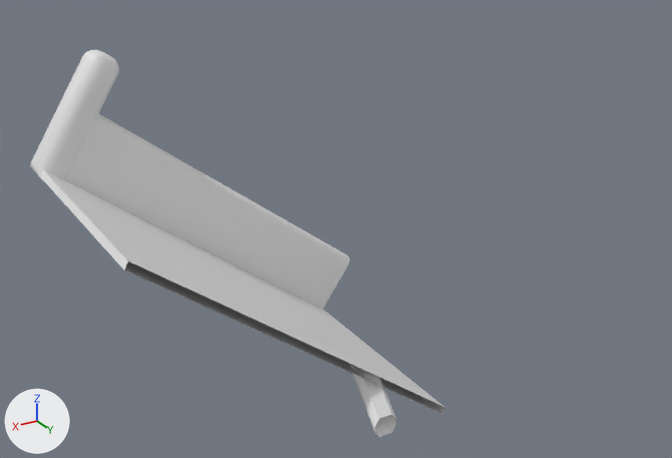
What one commit did to the FBX model Assets/3D_Assets/Props/stairs_inclined.fbx.
Before and after are seen from a camera (50 mm lens) standing at (5.81, 7.48, 4.11) and looking at (1.4, 0.13, 0.44). Lighting does not change. The marker at lower left points along +X, +Y and +Z. Where no turn or scale is listed for an object, it has been applied to the vertices.
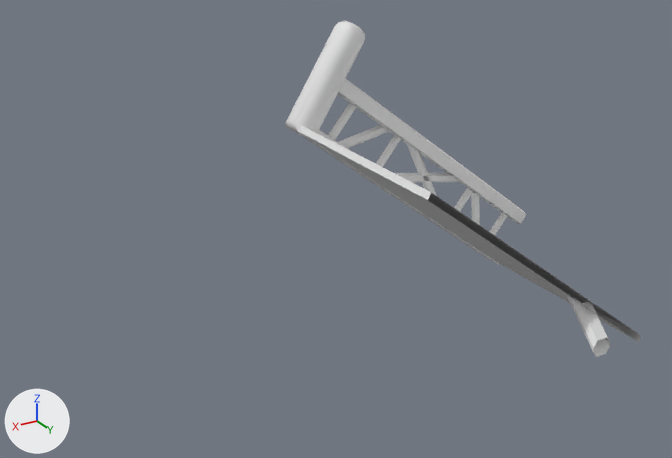
Pixel boxes [x1, y1, x2, y2] of what changed, in the pictures (672 x 458 px):
'Cube.020', reshaped, moved (15% narrower, 25% taller): before [65, 114, 350, 309]; after [285, 21, 526, 265]
'Cube', moved: before [41, 170, 445, 414]; after [299, 125, 641, 342]
'Cube.019', deleted: before [31, 50, 119, 180]
'Cube.018', moved: before [348, 363, 397, 437]; after [565, 292, 610, 357]
part 1 of me_cube_030, built on: before [65, 117, 350, 309]; after [285, 21, 526, 265]

Diff of the bpy script that builds the scene:
```diff
--- a/Assets/3D_Assets/Props/stairs_inclined.fbx.py
+++ b/Assets/3D_Assets/Props/stairs_inclined.fbx.py
@@ me_cube_030 @@
 # used by ob_cube_020; location = (2.622, 0.679, 0.0)
-me_cube_030.from_pydata(...)  # 16 vertices, 9 faces; spans x -2.01..1.26, y -1.74..-1.47, z -1.08..1.72
+me_cube_030.from_pydata(...)  # 238 vertices, 158 faces; spans x -2.01..1.4, y -1.75..-1.42, z -1.08..2.26
+# me_cube_030 part 1
+# 4 vertices are removed from x -1.96..0.86, y -1.74..-1.47, z -0.52..1.65
+# 5 faces are deleted
+# 190 vertices are added at x -1.93..1.4, y -1.75..-1.42, z -1.03..2.26
+# 8 new vertices lie (2.82, 0.03, 2.17) away from vertices in x -1.92..-1.6, y -1.74..-1.5, z -1.03..-0.59
+# 8 new vertices lie (0.35, 0.0, -0.42) away from vertices in x -1.79..0.57, y -1.62..-1.59, z -0.43..1.42
+# 8 new vertices lie (0.17, 0.0, -0.27) away from vertices in x 0.57..0.81, y -1.74..-1.43, z 2.05..2.2
+# 6 new vertices lie (1.33, 0.0, 0.24) away from vertices in x -1.03..-0.99, y -1.65..-1.59, z 0.13..0.25
+# 6 new vertices lie (0.06, 0.0, 0.04) away from vertices in x 0.59..1.28, y -1.75..-1.42, z 1.11..2.2
+# 154 new faces join them
@@ ob_cube @@
 ob_cube = bpy.data.objects.new('Cube', me_cube)
-ob_cube.location = (2.622, 0.679, 0.0)
+ob_cube.location = (-0.064, 0.679, 0.0)
@@ ob_cube_019 @@
-ob_cube_019 = bpy.data.objects.new('Cube.019', me_cube_027)
-ob_cube_019.location = (2.622, 0.679, 0.0)
@@ ob_cube_018 @@
 ob_cube_018 = bpy.data.objects.new('Cube.018', me_cube_026)
-ob_cube_018.location = (1.822, 0.878, 0.354)
+ob_cube_018.location = (-0.864, 0.878, 0.354)
@@ ob_cube_020 @@
 ob_cube_020 = bpy.data.objects.new('Cube.020', me_cube_030)
-ob_cube_020.location = (2.622, 0.679, 0.0)
+ob_cube_020.location = (-0.064, 0.679, 0.0)
```
